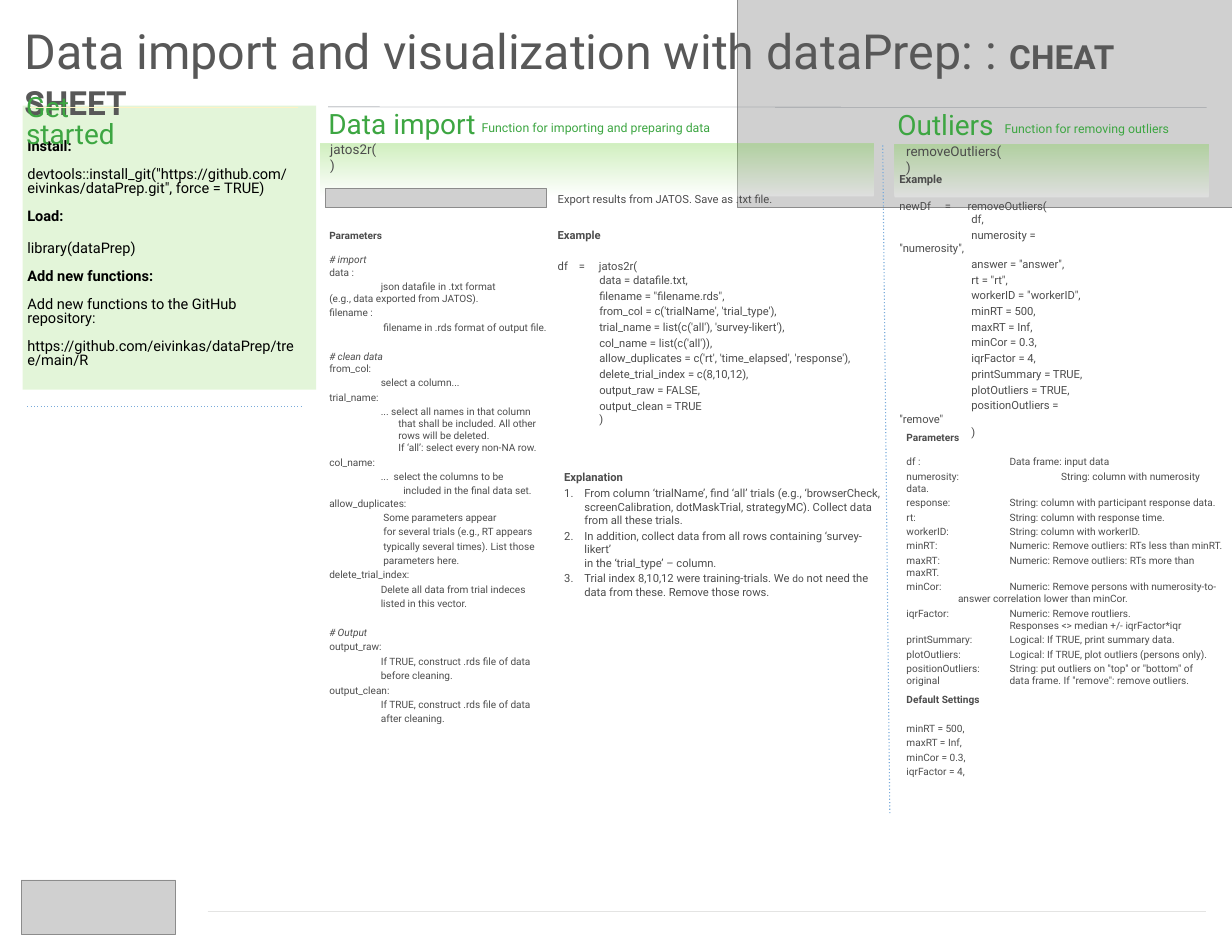
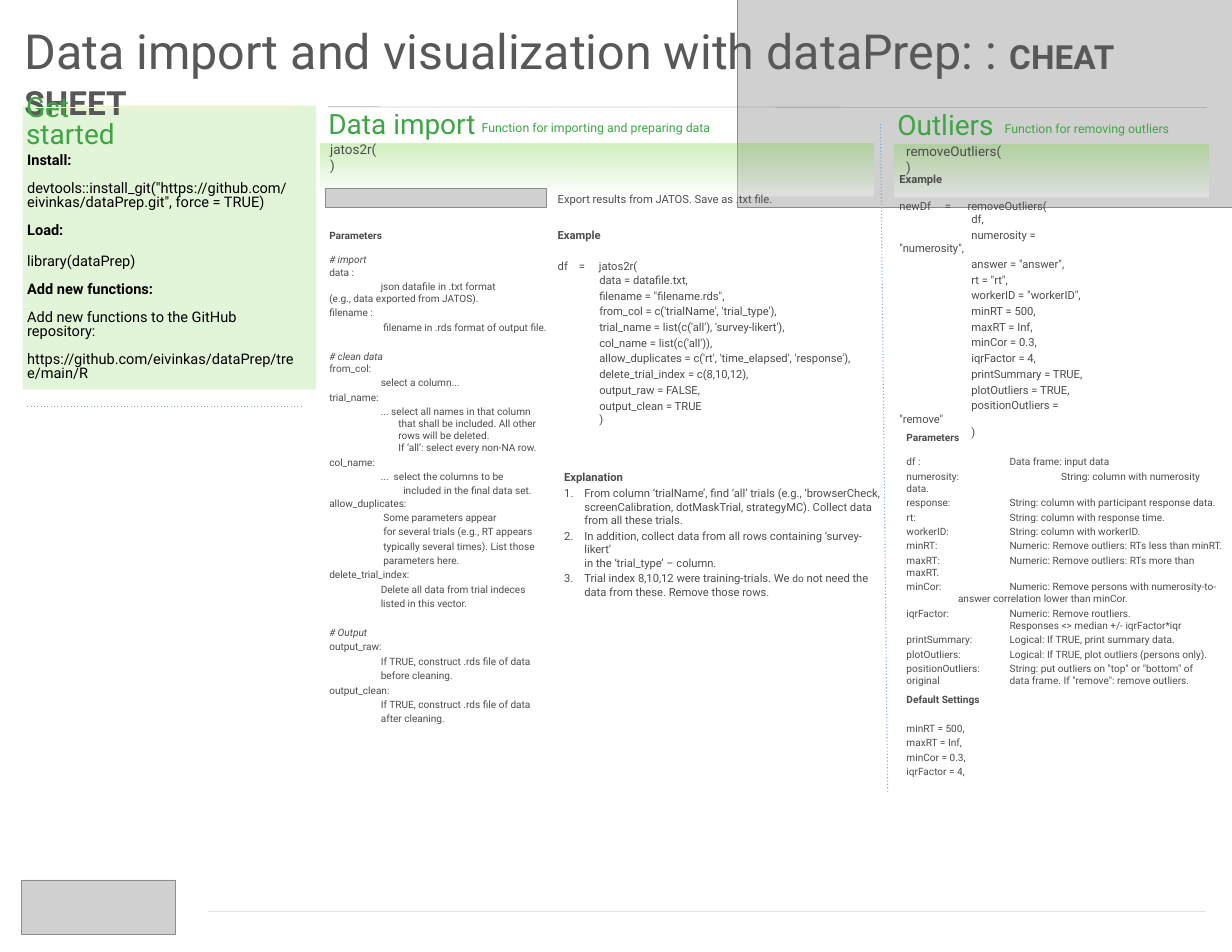
Before and after one commit to eivinkas/dataPrep, a slide deck: slide 1 of cheatSheet.pptx. Drawn at 1232x952 pixels with LibreOffice and Linux fonts; fonts in the diff are those of the drawing; grey boxes stand for pictures. Boxes give left, top, right and bottom in pixels: in the first picture for what was removed or moved away, otherwise in the second. Text is boxed around its words. In the diff, an @@ line names an element or a change of style, - is before the commit and + after.

Commit message:
update cheatSheet

```diff
--- a/cheatSheet.pptx
+++ b/cheatSheet.pptx
@@ line moved from (889, 813) - (883, 144) to (888, 792) - (880, 123) @@
@@ text "Install: devtools::install_git("https://github.com/eivinkas/ ..." rewrapped from <box>27,137,293,366</box> to <box>27,154,293,368</box> @@
```
Also in this commit, not shown: 1 other slide changed.
